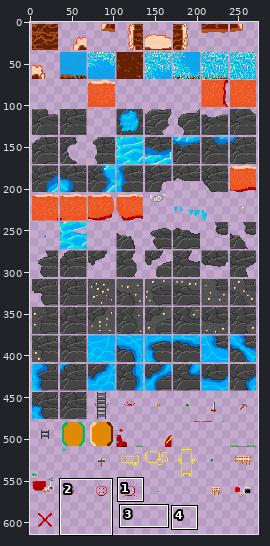
Two states of a sprite sheet, New-Start/Assets/Tiles/slimes-are-comming.png. The first picture is a wide view before the edit; the outline marks the close-up.
Close-up. Before:
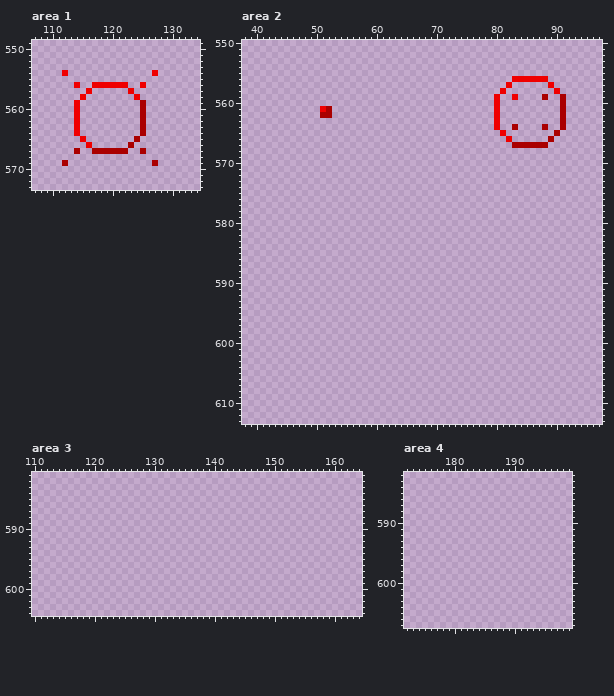
The file is 274x614 pixels. Colours within 5 levels of each other are drawn and written as one. Shown: area 1: x 107..134, y 549..573; area 2: x 38..97, y 550..613; area 3: x 110..164, y 581..604; area 4: x 172..199, y 582..607.
Now the later version:
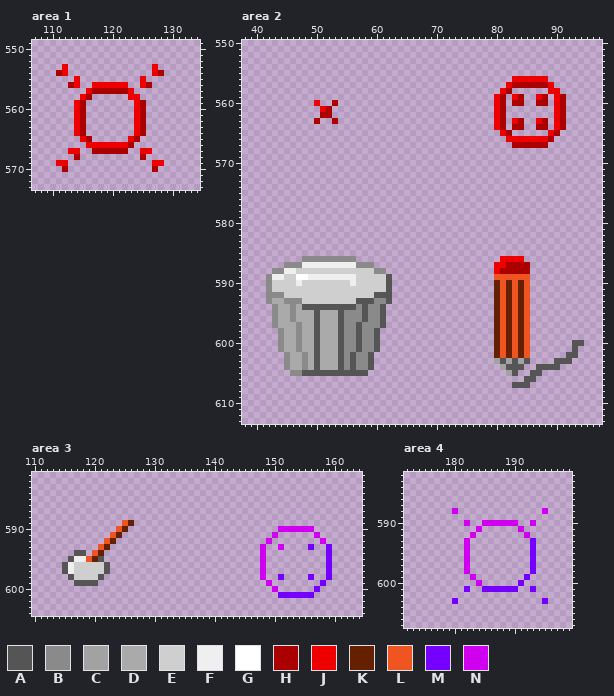
Palette (. is transparent): A #555555  B #8a8a8a  C #a2a2a2  D #aaaaaa  E #cfcfcf  F #efefef  G #ffffff  H #aa0000  J #ef0000  K #652000  L #ef5520  M #7500ff  N #cf00ef
Edits made:
Changed rows in their new state; - is an unchanged pixel.
Area 1:
first column x 111:
553 -J--------------J-
554 H----------------H
555 ---J----------J---
556 --H------------H--
557 ------HHHHHH------
558 -----H------J-----
559 ----H--------J----
560 ----H--------J----
561 ----H--------J----
562 ----H--------J----
563 ----H--------J----
564 ----H--------J----
565 -----H------J-----
566 ------JJJJJJ------
567 --JJ----------JJ--
568 ---H----------H---
569 JJ--------------JJ
570 -H--------------H-
Area 2:
first column x 50:
557 ---------------------------------HHHHHH--
558 --------------------------------H------J-
559 -------------------------------H--H--J--J
560 J--H---------------------------H-HH--HH-J
561 -------------------------------H--------J
562 -------------------------------H--------J
563 H--H---------------------------H-JH--JH-J
564 -------------------------------H--H--H--J
565 --------------------------------H------J-
566 ---------------------------------JJJJJJ--
first column x 42:
586 ------BBBBBBBBB------------------------JJJJ----------
587 ---BBBFFFFFFFFFBBB--------------------JJHHHH---------
588 -BBFFEEEEEEEEEEEEEBB------------------JHHHHH---------
589 BFFEEGGFFFFFFFFEEEEEA-----------------LLLLLL---------
590 BEEEEFEEEEEEEEFEEEEEA-----------------KLKLKL---------
591 BEEEEEEEEEEEEEEEEEEEA-----------------KLKLKL---------
592 BBBEEEEEEEEEEEEEEEAAA-----------------KLKLKL---------
593 BDDBBBEEEEEEEEEAAABBA-----------------KLKLKL---------
594 -BDDBDAAAAAAAAABABBA------------------KLKLKL---------
595 -BDDBDDDADDDABBBABBA------------------KLKLKL---------
596 -BDDBDDDADDDABBBABBA------------------KLKLKL---------
597 -BDDDBDDADDDABBABBBA------------------KLKLKL---------
598 --BDDBDDADDDABBABBA-------------------KLKLKL---------
599 --BDDBDDADDDABBABBA-------------------KLKLKL---------
600 --BDDBDDADDDABBABBA-------------------KLKLKL-------AA
601 --BDDBDDADDDABBABBA-------------------KLKLKL-------A-
602 ---BDDBDADDDABABBA--------------------KLKLKL------AA-
603 ---BDDBDADDDABABBA--------------------CACACA----AAA--
604 ---BDDBDADDDABABBA---------------------CAAA--AAAA----
605 ----BBAAAAAAAAAAA-----------------------CA--AA-------
606 -------------------------------------------AA--------
607 -----------------------------------------AAA---------
Area 3:
first column x 115:
589 ----------LK---------------------------------
590 ---------LK-------------------------NNNNNN---
591 --------LK-------------------------N------N--
592 -------LK-------------------------N--------N-
593 ------LK-------------------------N--N----M--M
594 --AA-LK--------------------------N----------M
595 -AFFLKA--------------------------N----------M
596 AFEEEEEA-------------------------N----------M
597 AFEEEEEA-------------------------N----------M
598 -AEEEEA--------------------------N--M----M--M
599 --AAAA----------------------------N--------M-
600 -----------------------------------N------M--
601 ------------------------------------MMMMMM---
Area 4:
first column x 180:
588 N--------------N
590 --N--NNNNNN--N--
591 ----N------N----
592 ---N--------N---
593 --N----------M--
594 --N----------M--
595 --N----------M--
596 --N----------M--
597 --N----------M--
598 --N----------M--
599 ---N--------M---
600 ----N------M----
601 --M--MMMMMM--M--
603 M--------------M
Pixel boxes of the changes (left, top, right, bottom) in both close-ups:
changed: (56, 64, 164, 172)
added: (500, 82, 560, 142)
added: (314, 100, 338, 124)
added: (266, 256, 392, 376)
added: (494, 256, 584, 388)
added: (62, 520, 134, 586)
added: (260, 526, 332, 598)
added: (452, 508, 548, 604)
